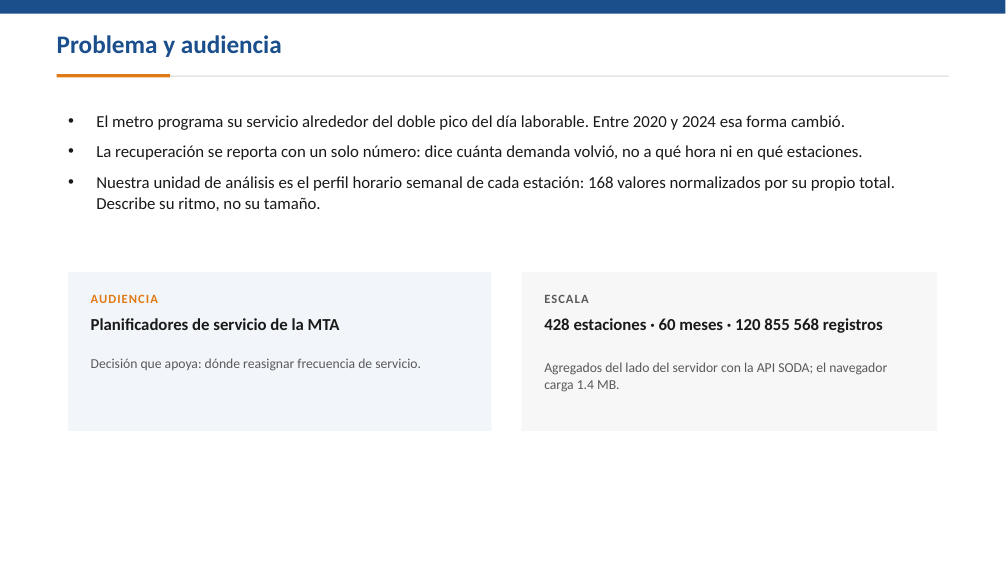
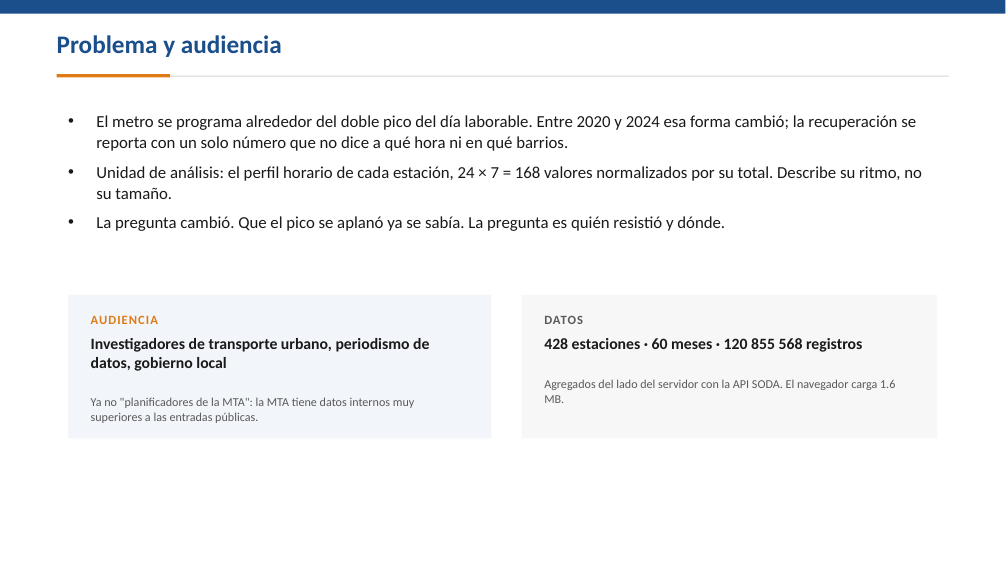
Before and after one commit to stewartmb/data-visualization-2026-2, a slide deck: slide 2 of deliveries/week10/PresentationWeek10.pptx. Drawn at 1008x567 pixels with LibreOffice and Linux fonts; fonts in the diff are those of the drawing. Boxes give left, top, right and bottom in pixels: in the first picture for what was removed or moved away, otherwise in the second. Text is boxed around its words. In the diff, an @@ line names an element or a change of style, - is before the commit and + after.

Commit message:
Rebuild the week 10 delivery on the narrative application
El prototipo pasa de cuatro paneles a siete capitulos guiados mas un
explorador enlazado, con tipologia de estaciones, capa de confiabilidad,
hallazgos generados desde el modelo y geografia real. Reporte, README,
presentacion, guion y capturas rehechos; preguntas de feedback nuevas.

```diff
--- a/deliveries/week10/PresentationWeek10.pptx
+++ b/deliveries/week10/PresentationWeek10.pptx
@@ text at (96,115,922,231): text changed @@
-• El metro programa su servicio alrededor del doble pico del día laborable. Entre 2020 y 2024 esa forma cambió.
-• La recuperación se reporta con un solo número: dice cuánta demanda volvió, no a qué hora ni en qué estaciones.
-• Nuestra unidad de análisis es el perfil horario semanal de cada estación: 168 valores normalizados por su propio total. Describe su ritmo, no su tamaño.
+• El metro se programa alrededor del doble pico del día laborable. Entre 2020 y 2024 esa forma cambió; la recuperación se reporta con un solo número que no dice a qué hora ni en qué barrios.
+• Unidad de análisis: el perfil horario de cada estación, 24 × 7 = 168 valores normalizados por su total. Describe su ritmo, no su tamaño.
+• La pregunta cambió. Que el pico se aplanó ya se sabía. La pregunta es quién resistió y dónde.
@@ rectangle: place and size @@
-rectangle at (68,272,492,431)
+rectangle at (68,295,492,439)
@@ rectangle: place and size @@
-rectangle at (522,272,938,431)
+rectangle at (522,295,938,439)
@@ text "AUDIENCIA": place and size @@
-text "AUDIENCIA" at (91,294,158,303)
+text "AUDIENCIA" at (91,315,158,324)
@@ text at (544,316,583,324): text changed @@
-ESCALA
+DATOS
@@ text at (91,338,429,371): text changed; size 16 to 15 pt @@
-Planificadores de servicio de la MTA
+Investigadores de transporte urbano, periodismo de datos, gobierno local
@@ text "428 estaciones · 60 meses ...": place and size @@
-text "428 estaciones · 60 meses ..." at (544,318,883,333)
+text "428 estaciones · 60 meses ..." at (544,338,862,352)
@@ text "428 estaciones · 60 meses ..." at (544,338,862,352): size 16 to 15 pt @@
@@ text at (544,379,895,403): text changed; size 13 to 11.5 pt @@
-Agregados del lado del servidor con la API SODA; el navegador carga 1.4 MB.
+Agregados del lado del servidor con la API SODA. El navegador carga 1.6 MB.
@@ text at (91,397,414,423): text changed; size 13 to 11.5 pt @@
-Decisión que apoya: dónde reasignar frecuencia de servicio.
+Ya no "planificadores de la MTA": la MTA tiene datos internos muy superiores a las entradas públicas.
```
Also in this commit, not shown: 1 other slide changed, 6 slides added, 6 slides removed, 42 other files.
